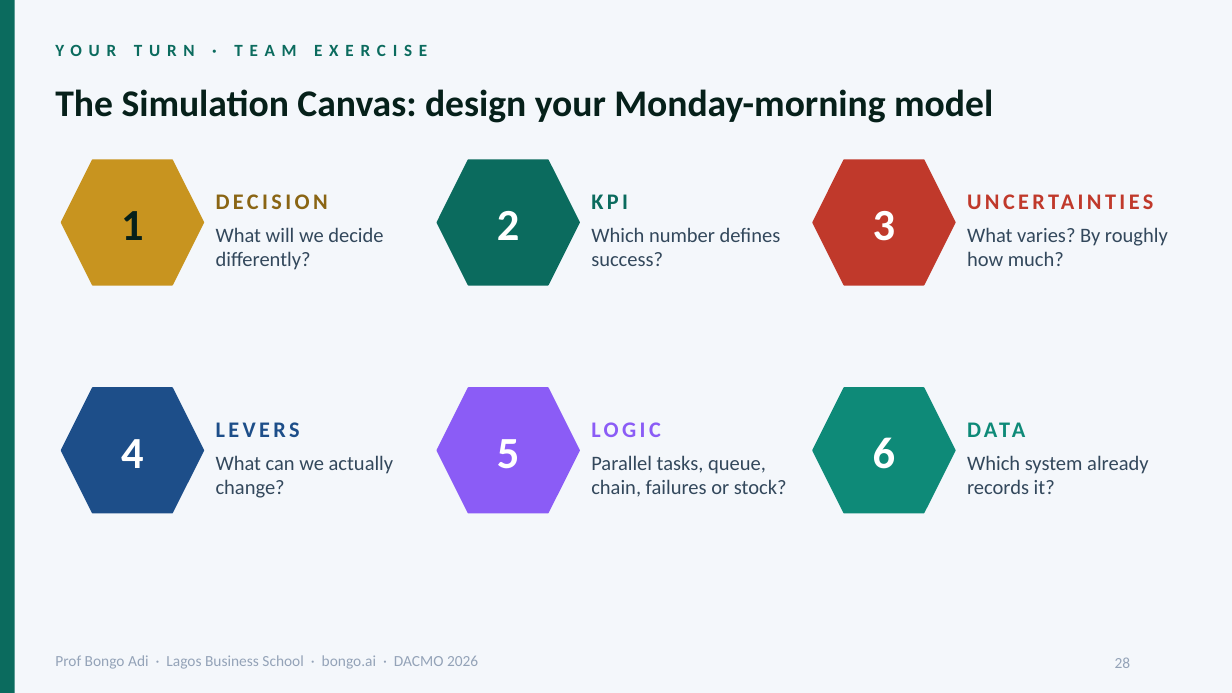
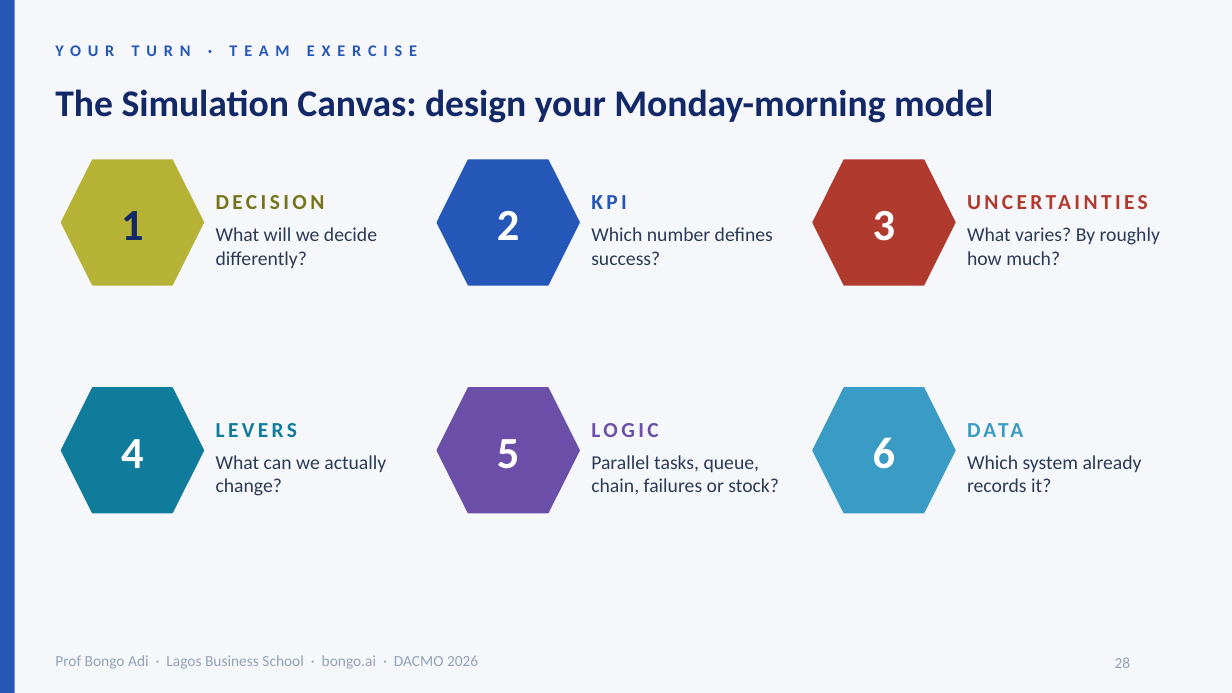
Before and after one commit to adibongo/dacmo-operations-analytics, a slide deck: slide 28 of downloads/DACMO-Participant-Slides.pptx. Drawn at 1232x693 pixels with LibreOffice and Linux fonts; fonts in the diff are those of the drawing; background and template pictures are left out. Boxes give left, top, right and bottom in pixels: in the first picture for what was removed or moved away, otherwise in the second. Text is boxed around its words. In the diff, an @@ line names an element or a change of style, - is before the commit and + after.

```diff
--- a/downloads/DACMO-Participant-Slides.pptx
+++ b/downloads/DACMO-Participant-Slides.pptx
@@ background #F4F7FB to #F5F7FB @@
@@ rectangle at (x1=0, y1=0, x2=15, y2=692): fill #0B6B5E to #2457B8 @@
@@ text "YOUR TURN · TEAM EXERCISE" at (x1=55, y1=34, x2=1103, y2=65): size 10 to 9.5 pt, text colour #0B6B5E to #2457B8 @@
@@ text "The Simulation Canvas: design your ..." at (x1=55, y1=89, x2=993, y2=123): text colour #06201A to #122867 @@
@@ text "1" at (x1=121, y1=211, x2=144, y2=240): text colour #06201A to #122867 @@
@@ hexagon at (x1=62, y1=160, x2=203, y2=285): fill #C8941F to #B5B235; outline #C8941F 1 pt to #B5B235 1 pt @@
@@ hexagon at (x1=437, y1=160, x2=579, y2=285): fill #0B6B5E to #2457B8; outline #0B6B5E 1 pt to #2457B8 1 pt @@
@@ hexagon at (x1=813, y1=160, x2=955, y2=285): fill #C0392B to #B03A2E; outline #C0392B 1 pt to #B03A2E 1 pt @@
@@ text "DECISION" at (x1=216, y1=195, x2=325, y2=209): size 13 to 12.5 pt, text colour #8A6514 to #76741A @@
@@ text "KPI" at (x1=591, y1=195, x2=627, y2=209): size 13 to 12.5 pt, text colour #0B6B5E to #2457B8 @@
@@ text "UNCERTAINTIES" at (x1=967, y1=182, x2=1177, y2=219): size 13 to 12.5 pt, text colour #C0392B to #B03A2E @@
@@ hexagon at (x1=62, y1=388, x2=203, y2=513): fill #1D4E89 to #0F7C9C; outline #1D4E89 1 pt to #0F7C9C 1 pt @@
@@ hexagon at (x1=437, y1=388, x2=579, y2=513): fill #8B5CF6 to #6B4FA8; outline #8B5CF6 1 pt to #6B4FA8 1 pt @@
@@ hexagon at (x1=813, y1=388, x2=955, y2=513): fill #0E8A78 to #3A9BC4; outline #0E8A78 1 pt to #3A9BC4 1 pt @@
@@ text "LEVERS" at (x1=216, y1=423, x2=297, y2=437): size 13 to 12.5 pt, text colour #1D4E89 to #0F7C9C @@
@@ text "LOGIC" at (x1=591, y1=423, x2=658, y2=437): size 13 to 12.5 pt, text colour #8B5CF6 to #6B4FA8 @@
@@ text "DATA" at (x1=967, y1=410, x2=1177, y2=447): size 13 to 12.5 pt, text colour #0E8A78 to #3A9BC4 @@
@@ size 12 to 11.5 pt, text colour #33485C to #2B3A55 in 6 elements at (x1=216, y1=227, x2=377, y2=268), (x1=591, y1=227, x2=773, y2=265), (x1=967, y1=227, x2=1160, y2=265), (x1=216, y1=455, x2=386, y2=496), (x1=591, y1=455, x2=779, y2=494), (x1=967, y1=455, x2=1142, y2=492) @@
```
Also in this commit, not shown: 32 other slides changed, 16 other files.
